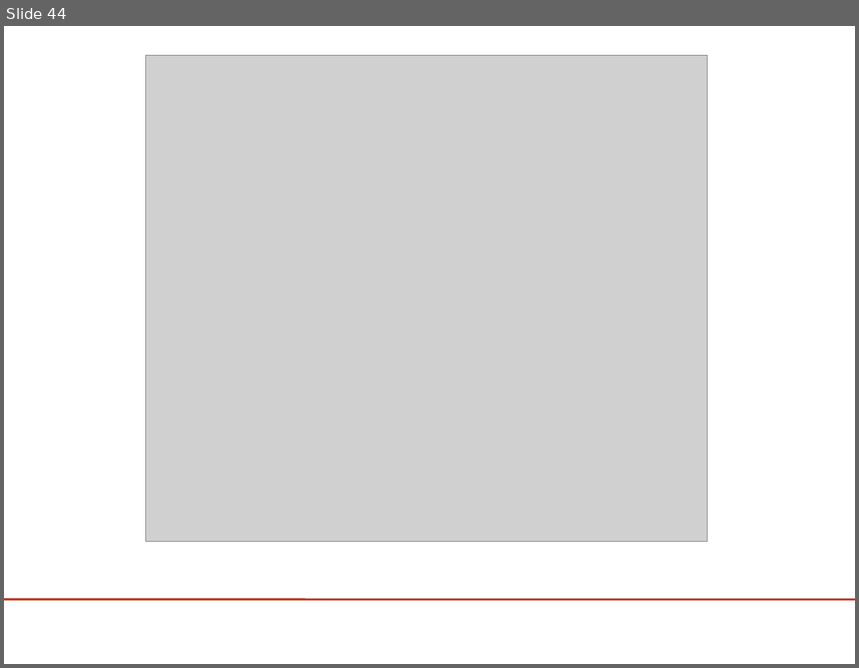
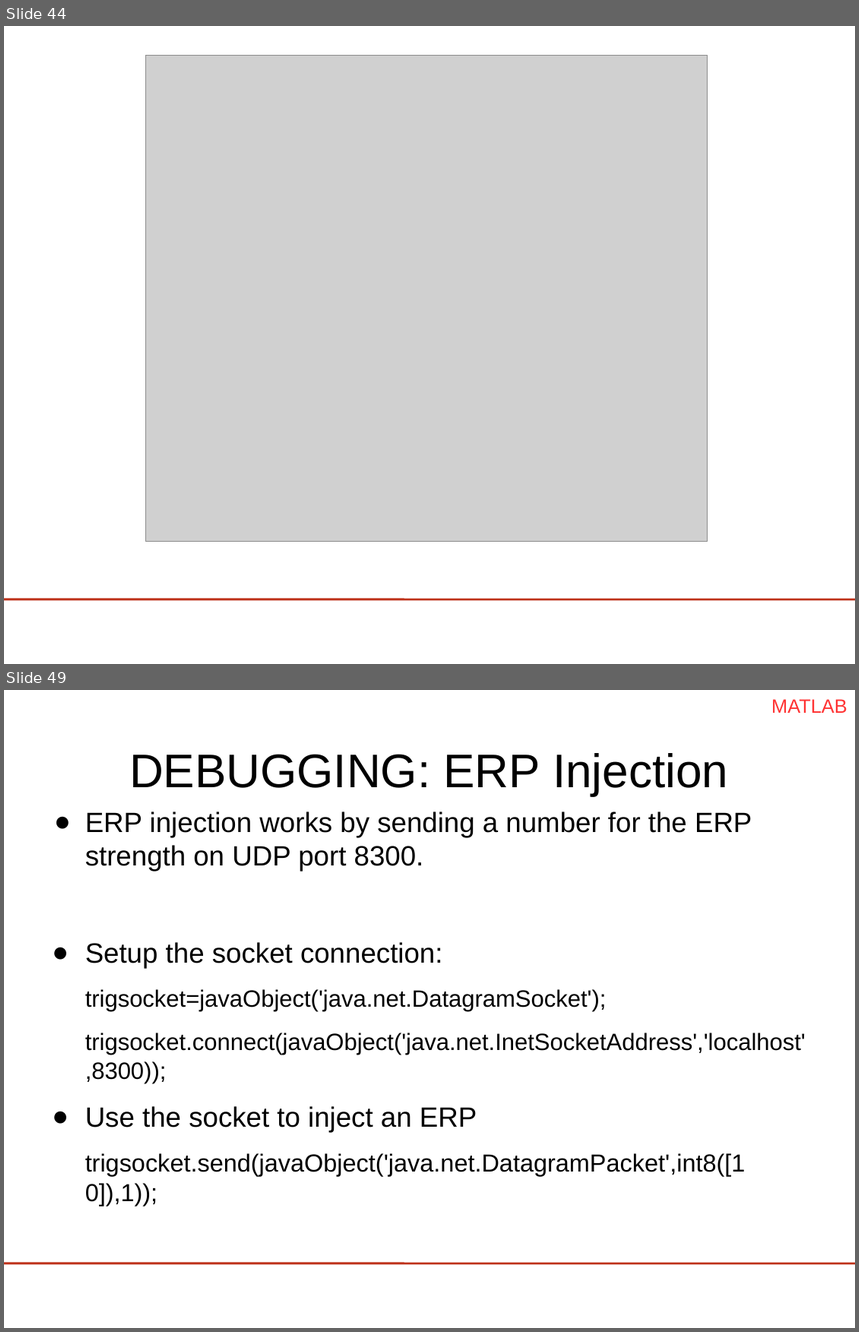
Before and after one commit to jadref/buffer_bci, a slide deck: tutorial/lect3-helloworld/HelloWorld_ERPViewer.odp. Shown one above the other, each under a label of ours: slide 44 before the commit, slides 44 and 49 after it; the slides between them are not shown. The pictures are 859x668 and 859x1332 pixels, drawn with LibreOffice and Linux fonts; fonts in the diff are those of the drawing; grey boxes stand for pictures; background and template pictures are left out. Boxes give left, top, right and bottom in pixels: in the first picture for what was removed or moved away, otherwise in the second. Text is boxed around its words. In the diff, an @@ line names an element or a change of style, - is before the commit and + after.

Commit message:
updated with better python instructions + erp-injection instructions

```diff
--- a/tutorial/lect3-helloworld/HelloWorld_ERPViewer.odp
+++ b/tutorial/lect3-helloworld/HelloWorld_ERPViewer.odp
@@ slide 49 added at (4,690,855,1328), background #FFFFFF; not listed: 1 template element that a slide beside it also shows @@
@@ text added at (772,699,848,713), 18 pt, text #FF3333 @@
+MATLAB
@@ text added at (129,753,728,796), 44 pt, text #000000 @@
+DEBUGGING: ERP Injection
@@ text added at (85,812,806,1206), 22 pt, text #000000 @@
+● ERP injection works by sending a number for the ERP strength on UDP port 8300.
+● Setup the socket connection:
+trigsocket=javaObject('java.net.DatagramSocket');
+trigsocket.connect(javaObject('java.net.InetSocketAddress','localhost',8300));
+● Use the socket to inject an ERP
+trigsocket.send(javaObject('java.net.DatagramPacket',int8([1 0]),1));
```
Also in this commit, not shown: 41 slides changed, 3 other slides added, 6 other files.
